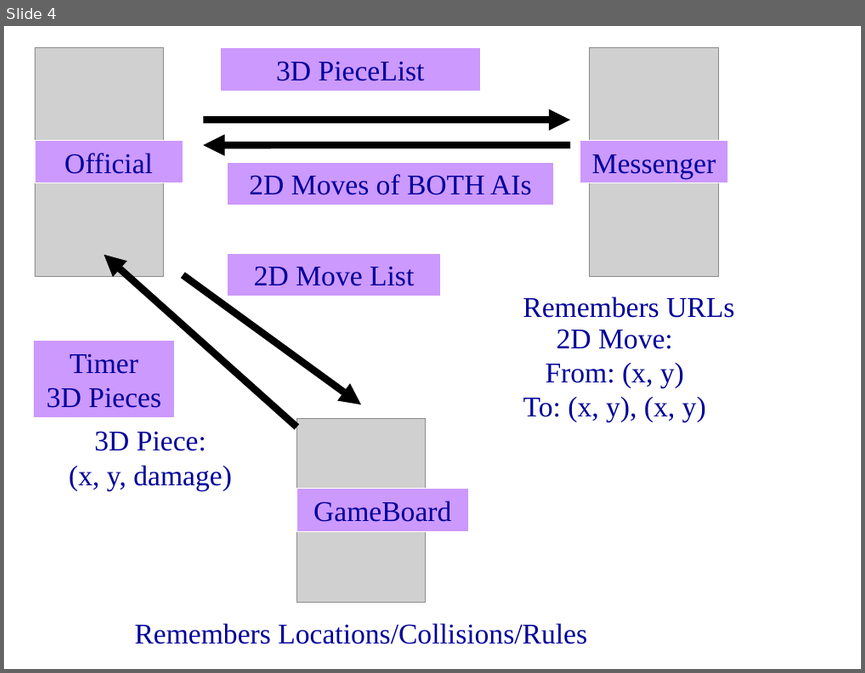
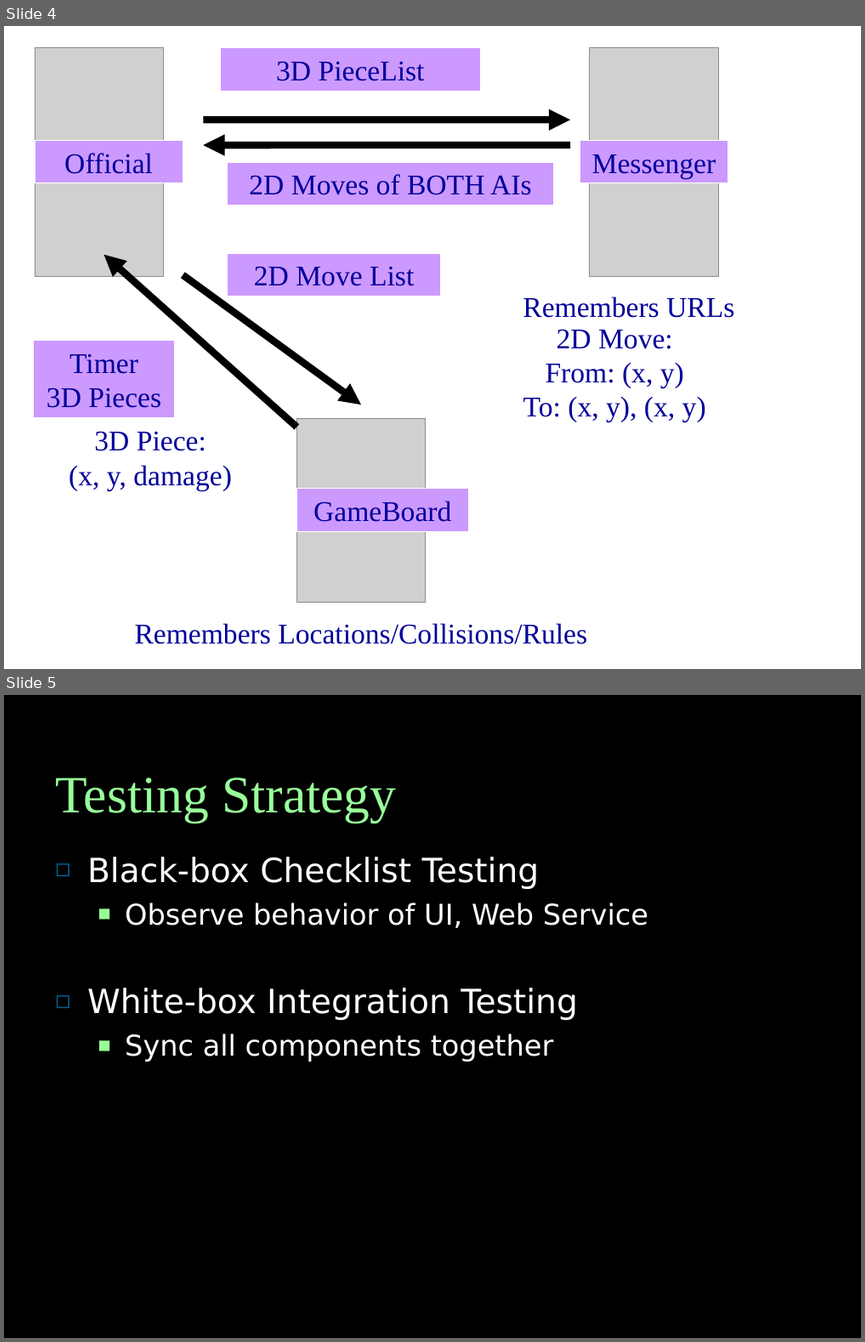
Before and after one commit to vipulkohli/JHalma, a slide deck: JHalmaPres(1).ppt. Shown one above the other, each under a label of ours: slide 4 before the commit, slides 4 and 5 after it. The pictures are 865x673 and 865x1342 pixels, drawn with LibreOffice and Linux fonts; fonts in the diff are those of the drawing; grey boxes stand for pictures. Boxes give left, top, right and bottom in pixels: in the first picture for what was removed or moved away, otherwise in the second. Text is boxed around its words. In the diff, an @@ line names an element or a change of style, - is before the commit and + after.

```diff
--- a/JHalmaPres(1).ppt
+++ b/JHalmaPres(1).ppt
@@ slide 5 added at box(4, 695, 861, 1338), background #000000 @@
@@ title added at box(55, 777, 396, 823), 44 pt, text #99FF99 @@
+Testing Strategy
@@ text added at box(87, 857, 648, 1061), 24 pt, text #FFFFFF @@
+◻ Black-box Checklist Testing
+  ■ Observe behavior of UI, Web Service
+◻ White-box Integration Testing
+  ■ Sync all components together
```
Also in this commit, not shown: 2 other files.
